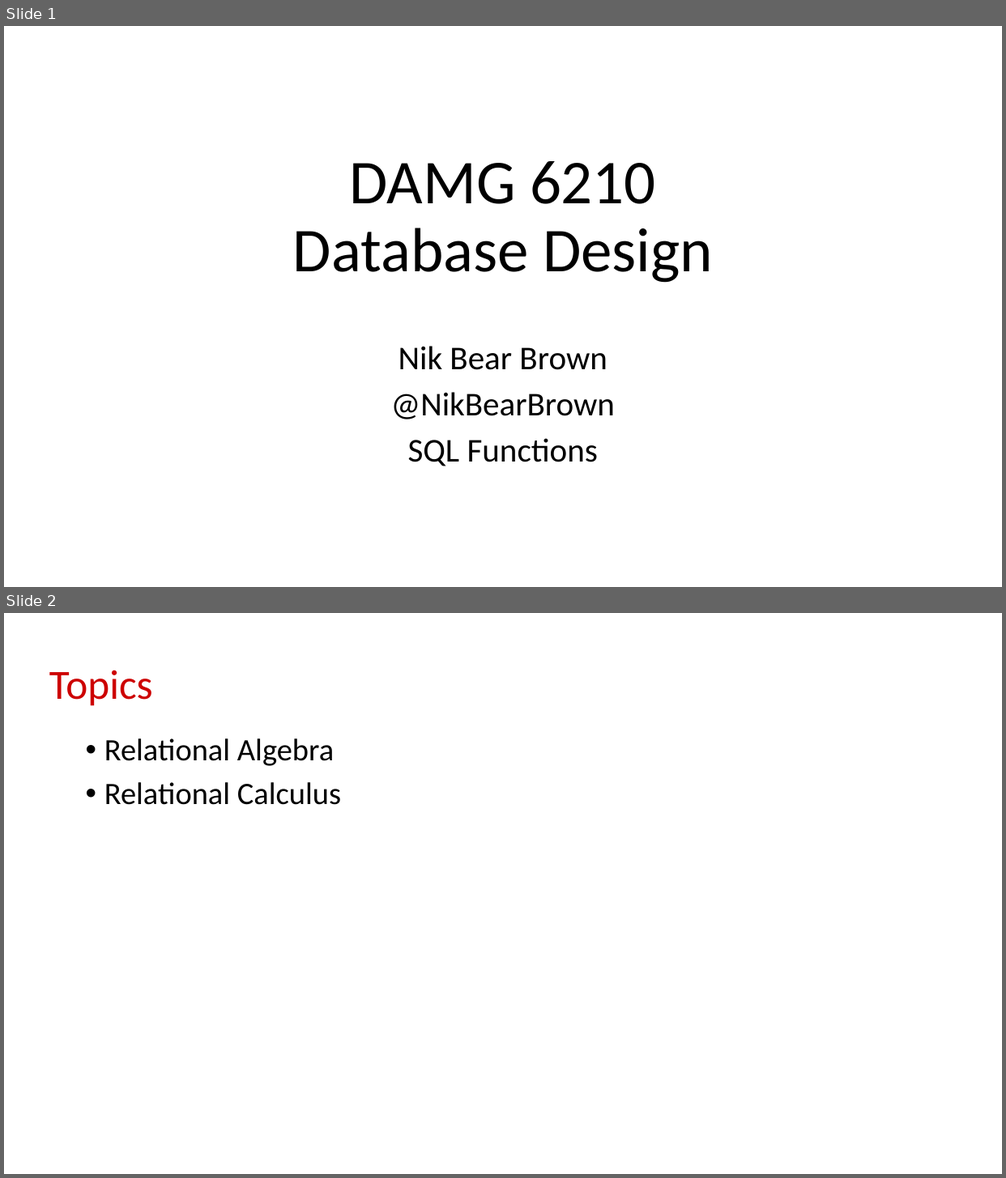
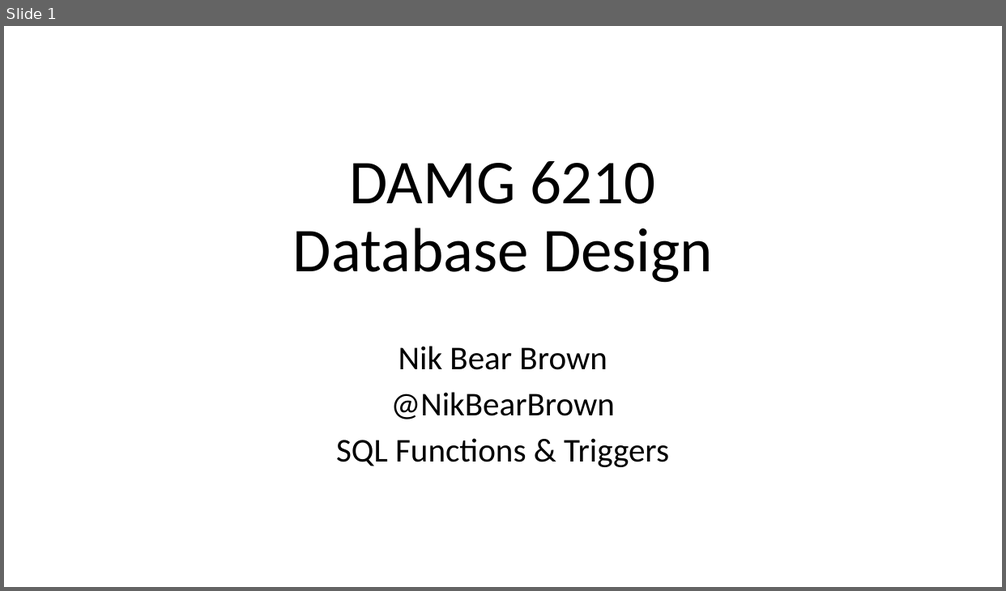
Before and after one commit to aiskunks/Jobs_Database, a slide deck: DAMG_6210/DAMG_6210_PPT/DAMG_6210_SQL_Functions.pptx. Shown one above the other, each under a label of ours: slides 1 and 2 before the commit, slide 1 after it. The pictures are 1006x1178 and 1006x591 pixels, drawn with LibreOffice and Linux fonts; fonts in the diff are those of the drawing. Boxes give left, top, right and bottom in pixels: in the first picture for what was removed or moved away, otherwise in the second. Text is boxed around its words. In the diff, an @@ line names an element or a change of style, - is before the commit and + after.

```diff
--- a/DAMG_6210/DAMG_6210_PPT/DAMG_6210_SQL_Functions.pptx
+++ b/DAMG_6210/DAMG_6210_PPT/DAMG_6210_SQL_Functions.pptx
@@ slide 2 removed at <box>4,613,1002,1174</box>, background #FFFFFF @@
@@ title removed at <box>49,670,153,706</box> @@
-Topics
@@ text removed at <box>104,739,341,805</box> @@
-• Relational Algebra
-• Relational Calculus
@@ slide 1 changed as well @@
@@ subtitle at <box>336,438,669,467</box>: text changed @@
-SQL Functions
+SQL Functions & Triggers
```
Also in this commit, not shown: 28 other slides changed, 1 slide added, 2 other slides removed, 2 other files.
